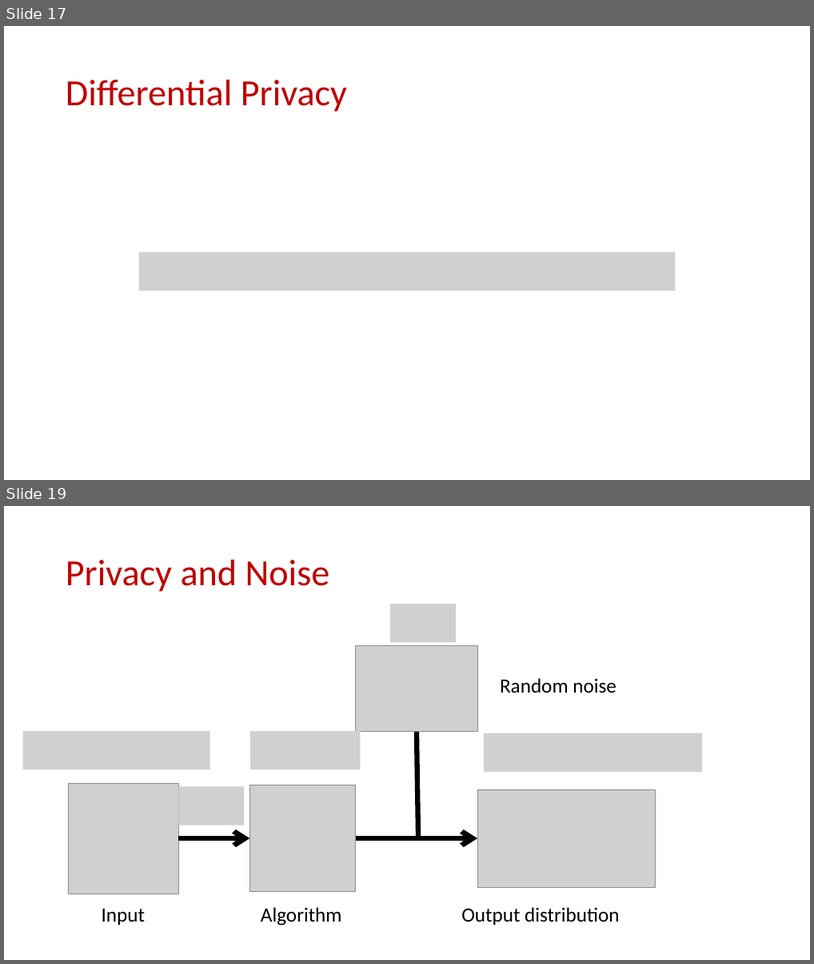
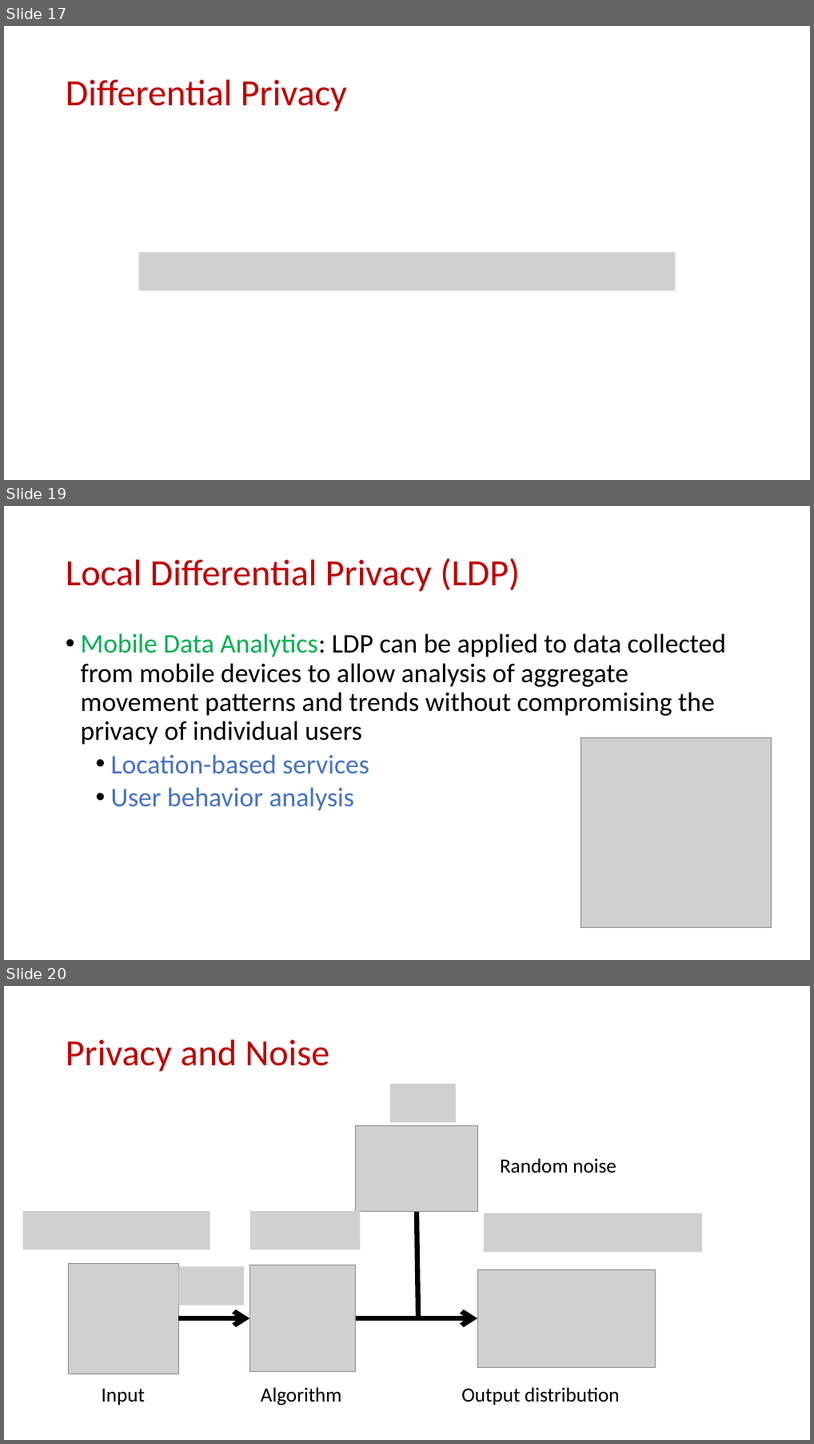
Before and after one commit to samsonzhou/samsonzhou.github.io, a slide deck: CSCE689-23/L33.pptx. Shown one above the other, each under a label of ours: slides 17 and 19 before the commit, slides 17, 19 and 20 after it; the slides between them are not shown. The pictures are 814x964 and 814x1444 pixels, drawn with LibreOffice and Linux fonts; fonts in the diff are those of the drawing; grey boxes stand for pictures. Boxes give left, top, right and bottom in pixels: in the first picture for what was removed or moved away, otherwise in the second. Text is boxed around its words. In the diff, an @@ line names an element or a change of style, - is before the commit and + after.

```diff
--- a/CSCE689-23/L33.pptx
+++ b/CSCE689-23/L33.pptx
@@ slide 19 added at (4,506,810,960), background #FFFFFF @@
@@ title added at (66,558,521,592), 44 pt, text #C00000 @@
+Local Differential Privacy (LDP)
@@ text added at (81,633,726,811), 32 pt, text #000000 @@
+• Mobile Data Analytics: LDP can be applied to data collected from mobile devices to allow analysis of aggregate movement patterns and trends without compromising the privacy of individual users
+  • Location-based services
+  • User behavior analysis
@@ picture added at (582,738,772,928) @@
@@ what was slide 19 is now slide 20 @@
```
Also in this commit, not shown: 1 slide changed, 3 other slides added.
